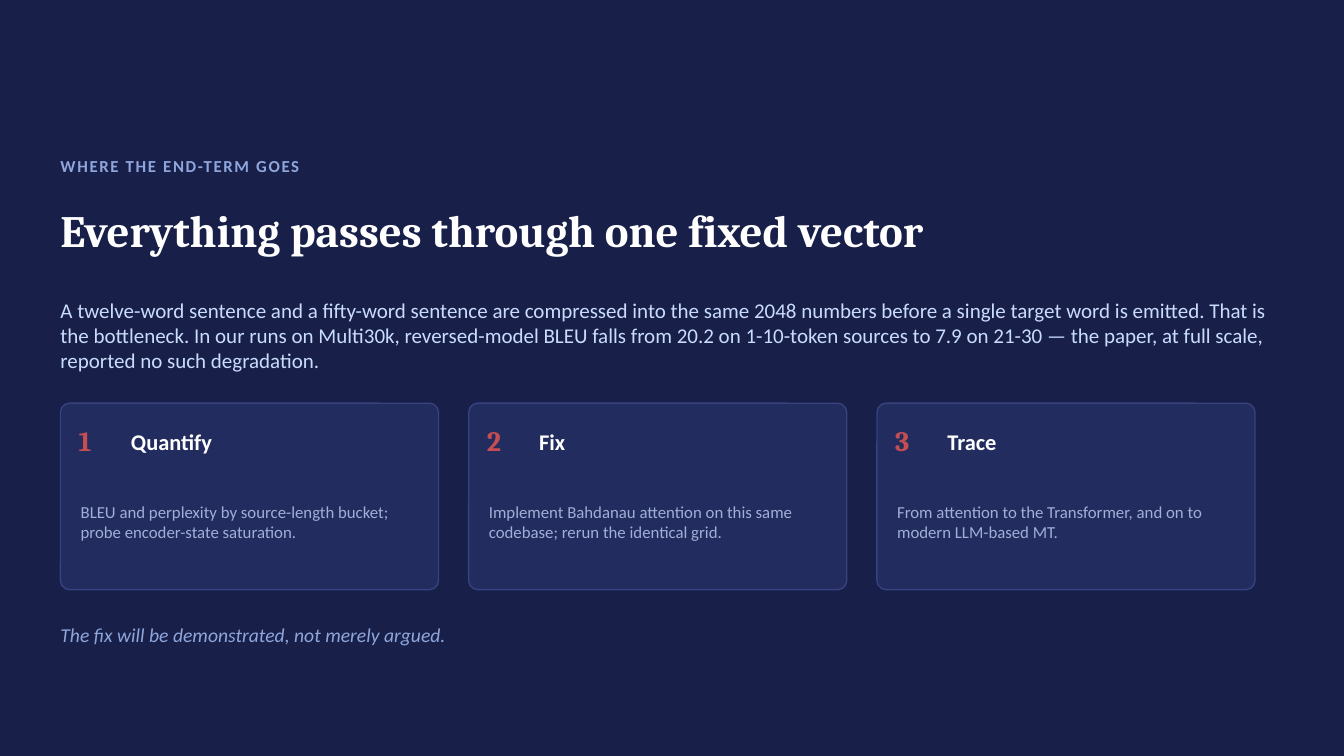
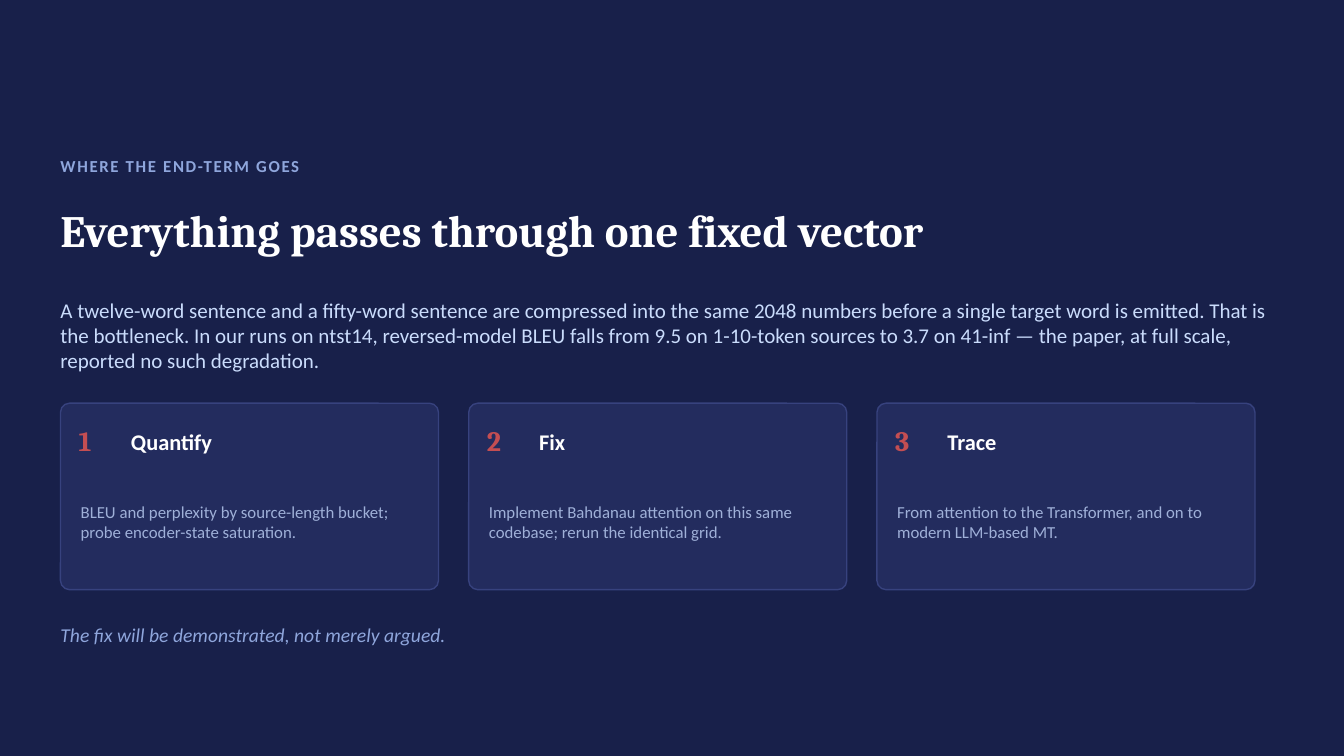
Before and after one commit to RubenS183/seq2seq-ee5180, a slide deck: slide 12 of slides/EE5180_midterm_slides.pptx. Drawn at 1344x756 pixels with LibreOffice and Linux fonts; fonts in the diff are those of the drawing. Boxes give left, top, right and bottom in pixels: in the first picture for what was removed or moved away, otherwise in the second. Text is boxed around its words. In the diff, an @@ line names an element or a change of style, - is before the commit and + after.

```diff
--- a/slides/EE5180_midterm_slides.pptx
+++ b/slides/EE5180_midterm_slides.pptx
@@ text at (60,303,1265,372): text changed @@
-A twelve-word sentence and a fifty-word sentence are compressed into the same 2048 numbers before a single target word is emitted. That is the bottleneck. In our runs on Multi30k, reversed-model BLEU falls from 20.2 on 1-10-token sources to 7.9 on 21-30 — the paper, at full scale, reported no such degradation.
+A twelve-word sentence and a fifty-word sentence are compressed into the same 2048 numbers before a single target word is emitted. That is the bottleneck. In our runs on ntst14, reversed-model BLEU falls from 9.5 on 1-10-token sources to 3.7 on 41-inf — the paper, at full scale, reported no such degradation.
```
Also in this commit, not shown: 2 other slides changed, 41 other files.
